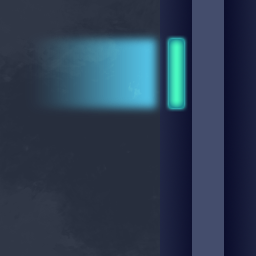
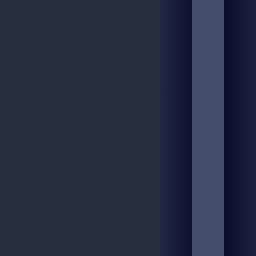
Two versions of the same layered image (256x256). Layer-by-layer changes:
hid "Calque 6" (1st of 2, in "04") over [25, 28, 167, 117]
hid "Calque 5" (1st of 2, in "04") over [169, 39, 184, 108]
"Calque 3" (1st of 2, in "04"): blend color → normal, painted on it over [0, 0, 188, 256]
